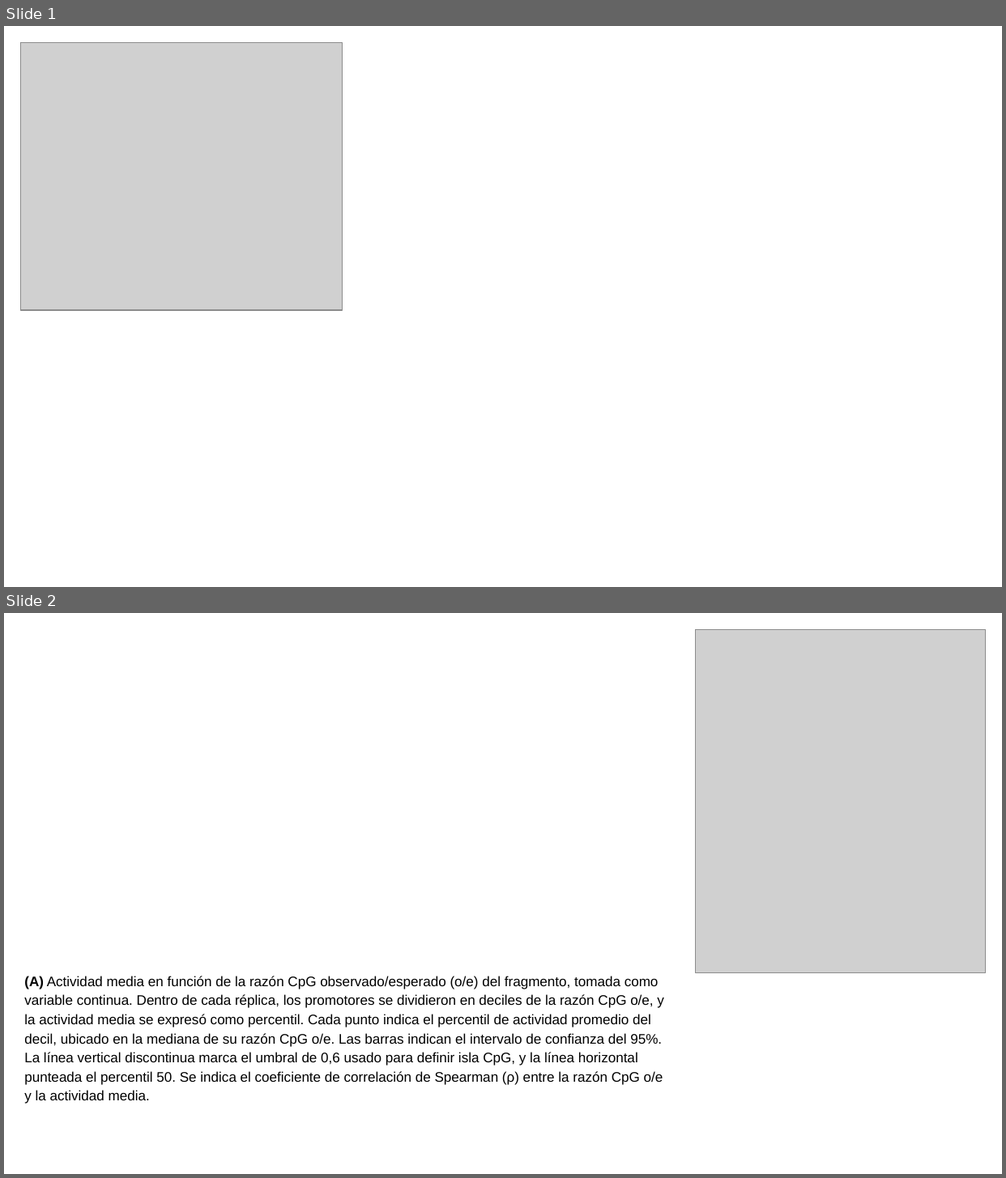
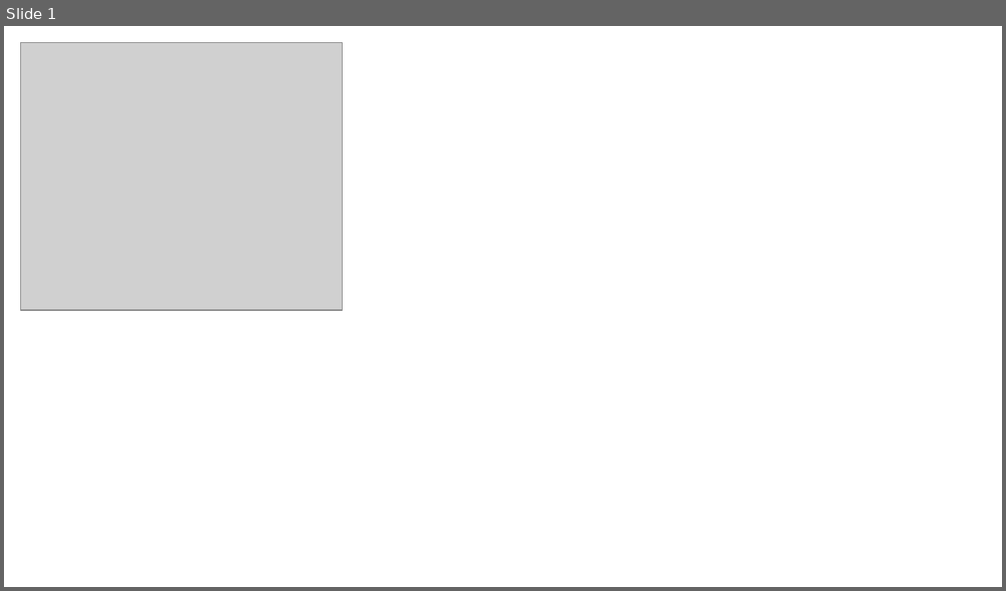
Before and after one commit to martin-iungman/TesisDoc, a slide deck: docs/Fig R2.pptx. Shown one above the other, each under a label of ours: slides 1 and 2 before the commit, slide 1 after it. The pictures are 1006x1178 and 1006x591 pixels, drawn with LibreOffice and Linux fonts; fonts in the diff are those of the drawing; grey boxes stand for pictures. Boxes give left, top, right and bottom in pixels: in the first picture for what was removed or moved away, otherwise in the second. Text is boxed around its words. In the diff, an @@ line names an element or a change of style, - is before the commit and + after.

```diff
--- a/docs/Fig R2.pptx
+++ b/docs/Fig R2.pptx
@@ slide 2 removed at box(4, 613, 1002, 1174), background #FFFFFF @@
@@ picture removed at box(696, 630, 986, 973) @@
@@ text removed at box(24, 976, 664, 1104) @@
-(A) Actividad media en función de la razón CpG observado/esperado (o/e) del fragmento, tomada como variable continua. Dentro de cada réplica, los promotores se dividieron en deciles de la razón CpG o/e, y la actividad media se expresó como percentil. Cada punto indica el percentil de actividad promedio del decil, ubicado en la mediana de su razón CpG o/e. Las barras indican el intervalo de confianza del 95%. La línea vertical discontinua marca el umbral de 0,6 usado para definir isla CpG, y la línea horizontal punteada el percentil 50. Se indica el coeficiente de correlación de Spearman (ρ) entre la razón CpG o/e y la actividad media.
```
Also in this commit, not shown: 1 slide added, 3 other files.
